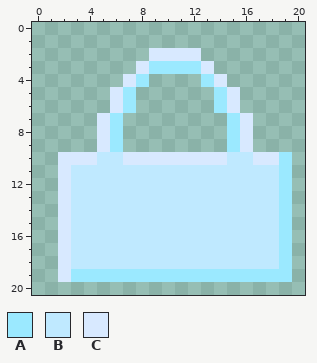
Two states of a pixel-art sprite, sprites/spr_gameIconShop/layers/abc6a696-434e-4920-879c-5f20f324706c/0023ce1d-4840-463d-8670-d828d6c8c0e1.png. Above, as it was before the edit.
The file is 105x105 pixels, drawn in blocks of 5x5; one block is one cell here.
Palette (. is transparent): A #9be9ff  B #bfe9ff  C #d8e9ff
Pixels before, first column x 2:
 2 .......CCCC.......
 3 ......CAAAAC......
 4 .....CA....AC.....
 5 ....CA......AC....
 6 ....CA......AC....
 7 ...CA........AC...
 8 ...CA........AC...
 9 ...CA........AC...
10 CCCBBCCCCCCCCBBCCA
11 CBBBBBBBBBBBBBBBBA
12 CBBBBBBBBBBBBBBBBA
13 CBBBBBBBBBBBBBBBBA
14 CBBBBBBBBBBBBBBBBA
15 CBBBBBBBBBBBBBBBBA
16 CBBBBBBBBBBBBBBBBA
17 CBBBBBBBBBBBBBBBBA
18 CBBBBBBBBBBBBBBBBA
19 CAAAAAAAAAAAAAAAAA
Once edited:
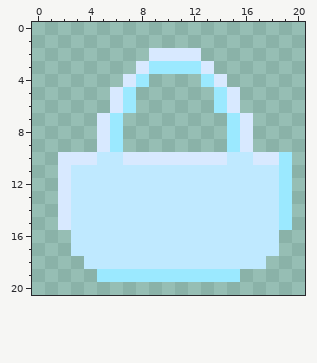
What changed:
The edit erases colour A in rows 16 to 18 at x 19; in row 19 at x 3 to 4 and 16 to 19.
The edit erases colour B in row 18 at x 3 and 18.
The edit erases colour C in rows 16 to 19 at x 2.
Changed places in both pictures, as pixel boxes (x1, y1, x2, y2):
erased: (58, 230, 97, 282)
erased: (240, 230, 292, 282)
